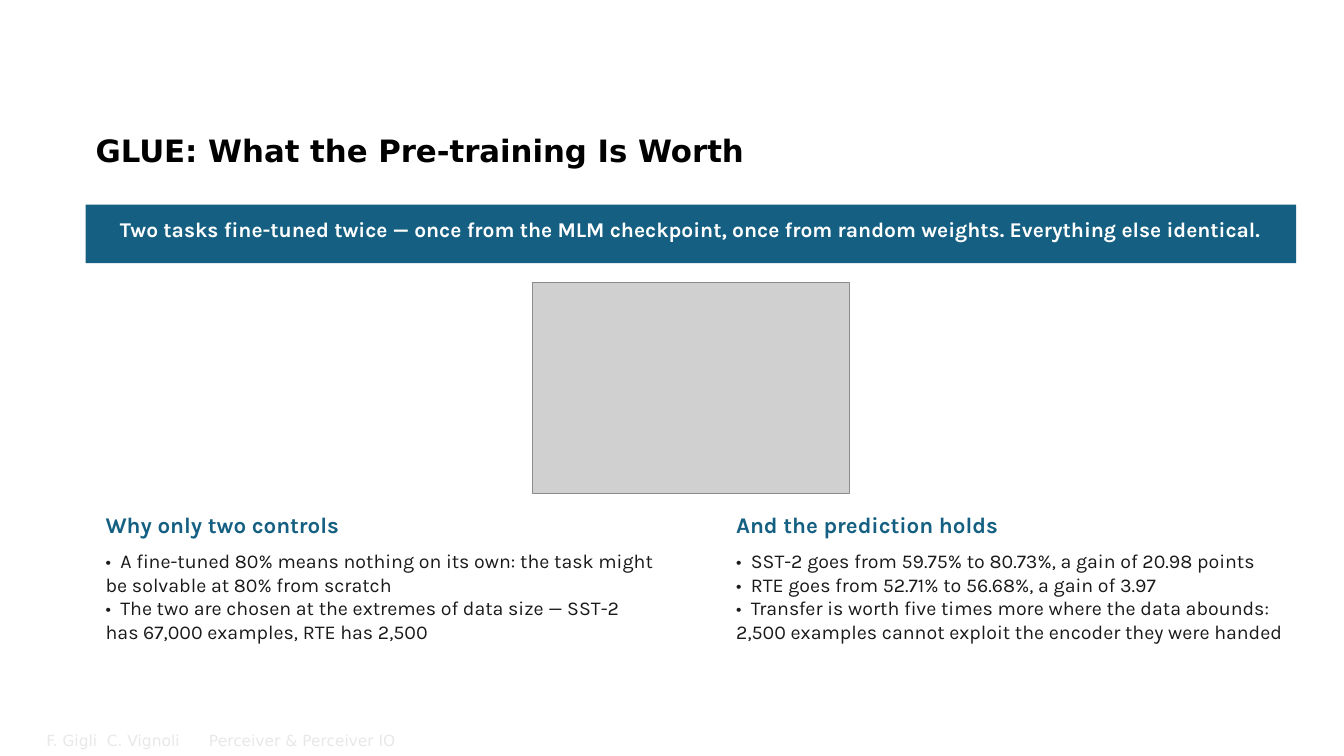
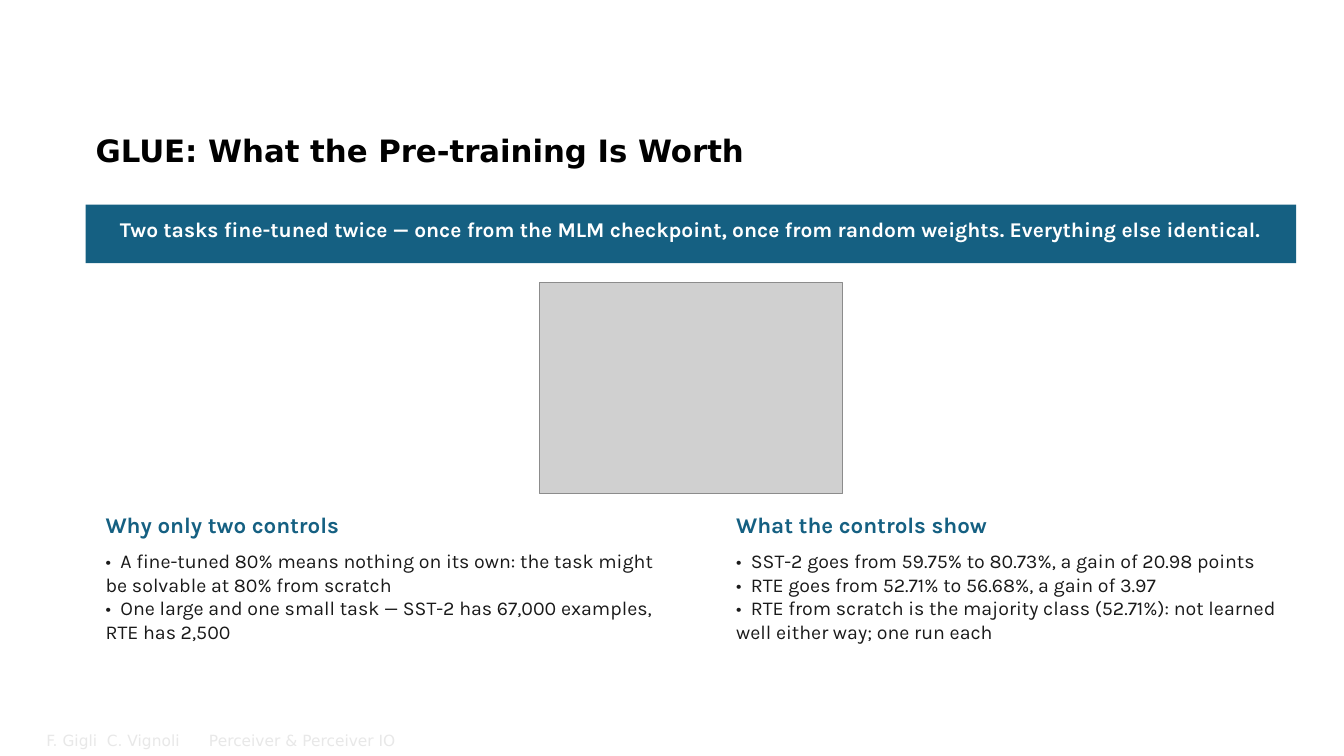
Before and after one commit to FrancescoGigli/Perceiver_project, a slide deck: slide 31 of sito/slide/Perceiver & Perceiver IO.pptx. Drawn at 1344x756 pixels with LibreOffice and Linux fonts; fonts in the diff are those of the drawing; grey boxes stand for pictures; background and template pictures are left out. Boxes give left, top, right and bottom in pixels: in the first picture for what was removed or moved away, otherwise in the second. Text is boxed around its words. In the diff, an @@ line names an element or a change of style, - is before the commit and + after.

```diff
--- a/sito/slide/Perceiver & Perceiver IO.pptx
+++ b/sito/slide/Perceiver & Perceiver IO.pptx
@@ picture: place and size @@
-picture at (532, 282, 849, 494)
+picture at (539, 282, 843, 494)
@@ text at (736, 517, 987, 534): text changed @@
-And the prediction holds
+What the controls show
@@ text at (106, 601, 652, 641): text changed @@
-• The two are chosen at the extremes of data size — SST-2 has 67,000 examples, RTE has 2,500
+• One large and one small task — SST-2 has 67,000 examples, RTE has 2,500
@@ text at (736, 601, 1275, 644): text changed @@
-• Transfer is worth five times more where the data abounds: 2,500 examples cannot exploit the encoder they were handed
+• RTE from scratch is the majority class (52.71%): not learned well either way; one run each
```
Also in this commit, not shown: 25 other slides changed, 18 other files.
